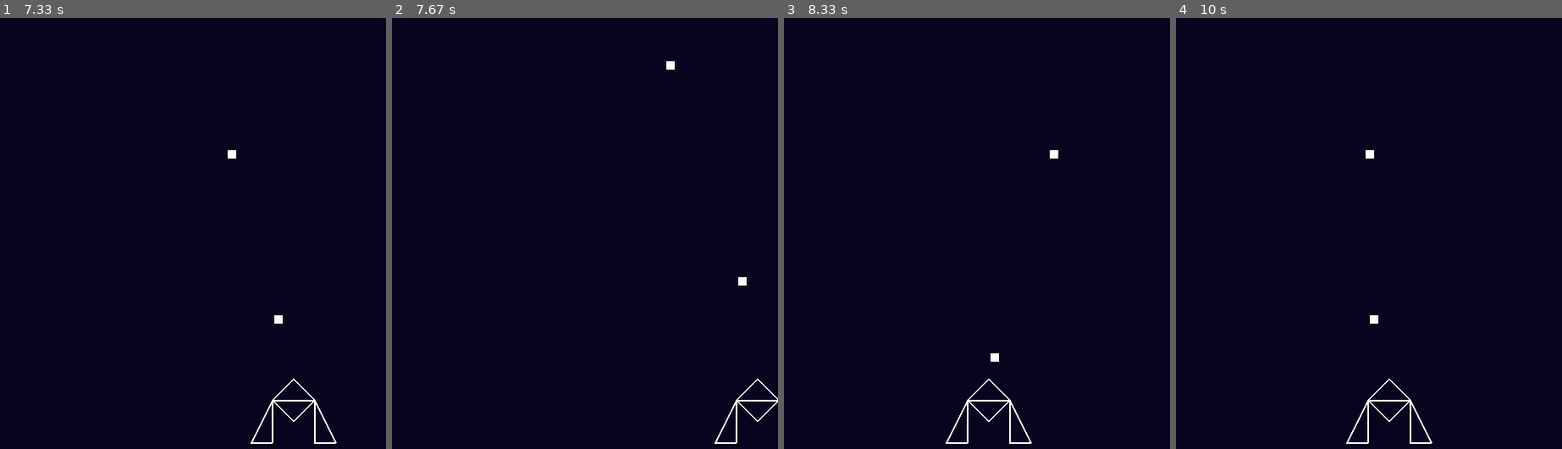
Above: before the commit, frames 1-4 (left to right).
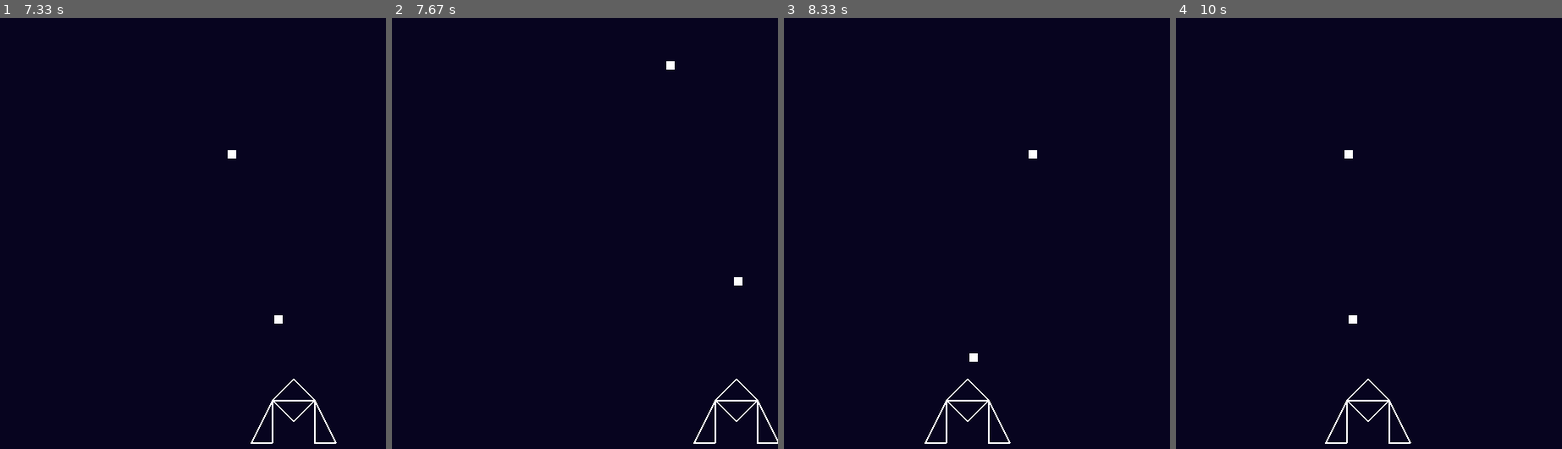
Above: after the commit, the same moments.

Repository: gnikkoch96/pygame-projects
Game: pygame game, started from test_game/shootemup_game/main.py
Two runs of this game, one before a commit and one after it. Both use one fixed random seed, a clock stepped at 60 frames per second and the inputs below.
Inputs:
- Up to frame 1 (7.33 s): hold Right 0.33-0.8 s; hold Right 0.83-1.3 s; tap Space at 0.9, 1.2, 1.4, 1.7, 1.97, 2.27, 2.4, 2.7, 3.07, 3.37, 3.57, 3.87, 4.07, 4.37, 4.57, 4.87, 5.13, 5.43, 5.57, 5.87, 6.23, 6.53, 6.73, 7.03, 7.23 s; hold Left 1.33-1.87 s; hold Left 1.9-2.3 s; hold Right 2.33-2.97 s; hold Left 3-3.47 s; hold Right 3.5-3.97 s; hold Right 4-4.47 s; hold Left 4.5-5.03 s; hold Left 5.07-5.47 s; hold Right 5.5-6.13 s; hold Left 6.17-6.63 s; hold Right 6.67-7.13 s; hold Right from 7.17 s (still down)
- Up to frame 2 (7.67 s): tap Space at 7.53 s; release Right at 7.63 s
- Up to frame 3 (8.33 s): hold Left 7.67-8.2 s; tap Space at 7.73, 8.03, 8.3 s; hold Left from 8.23 s (still down)
- Up to frame 4 (10 s): tap Space at 8.6, 8.73, 9.03, 9.4, 9.7, 9.9 s; release Left at 8.63 s; hold Right 8.67-9.3 s; hold Left 9.33-9.8 s; hold Right from 9.83 s (still down)

Frame 1 is identical in both runs. In frame 2, 0.5% of the frame differs, in the area x 78-100%, y 60-99%; in frame 3, 0.8%, in the area x 36-72%, y 30-99%; in frame 4, 0.8%.

Commit message:
fix: accidental removal of padding when checking to see if player ship has reached and of right side of screen

Diff:
--- a/test_game/shootemup_game/entities/player.py
+++ b/test_game/shootemup_game/entities/player.py
@@ -22,7 +22,7 @@
         if keys[pygame.K_LEFT] and self.x - 27 >= 0:
             self.x -= self.speed
 
-        if keys[pygame.K_RIGHT] and self.x + self.width + 2 <= SCREEN_WIDTH:
+        if keys[pygame.K_RIGHT] and self.x + self.width + 27 <= SCREEN_WIDTH:
             self.x += self.speed
 
         if keys[pygame.K_SPACE] and current_time - self.last_shot_time > self.shot_cooldown:
